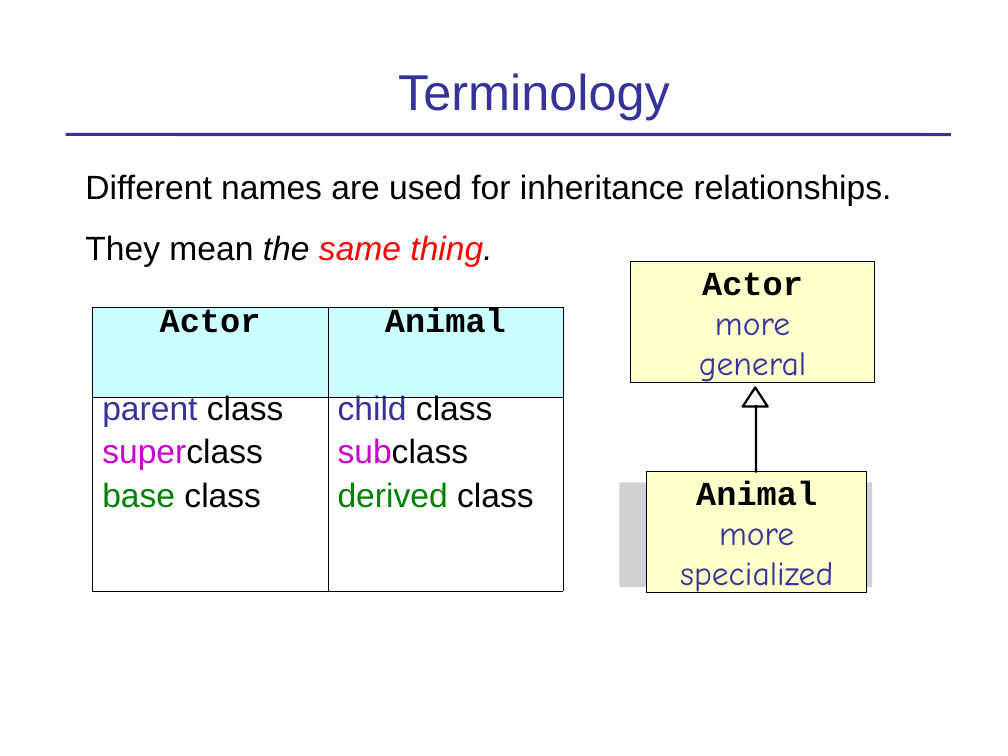
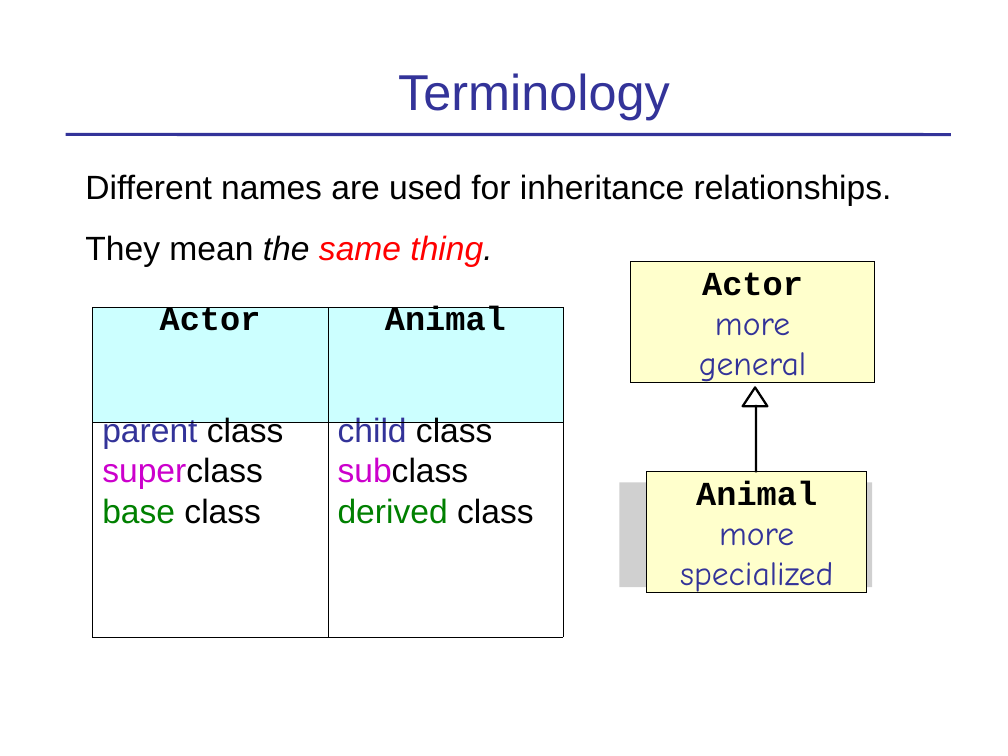
Before and after one commit to cpske/programming1, a slide deck: slide 3 of objects/4-Inheritance.ppt. Drawn at 1008x756 pixels with LibreOffice and Linux fonts; fonts in the diff are those of the drawing; grey boxes stand for pictures. Boxes give left, top, right and bottom in pixels: in the first picture for what was removed or moved away, otherwise in the second. Text is boxed around its words. In the diff, an @@ line names an element or a change of style, - is before the commit and + after.

```diff
--- a/objects/4-Inheritance.ppt
+++ b/objects/4-Inheritance.ppt
@@ table at [93,307,563,637] @@
@@ line spacing 0.66 to 0.58 @@
@@ line spacing 0.6 to 0.52 @@
```
Also in this commit, not shown: 3 other slides changed, 8 other files.
